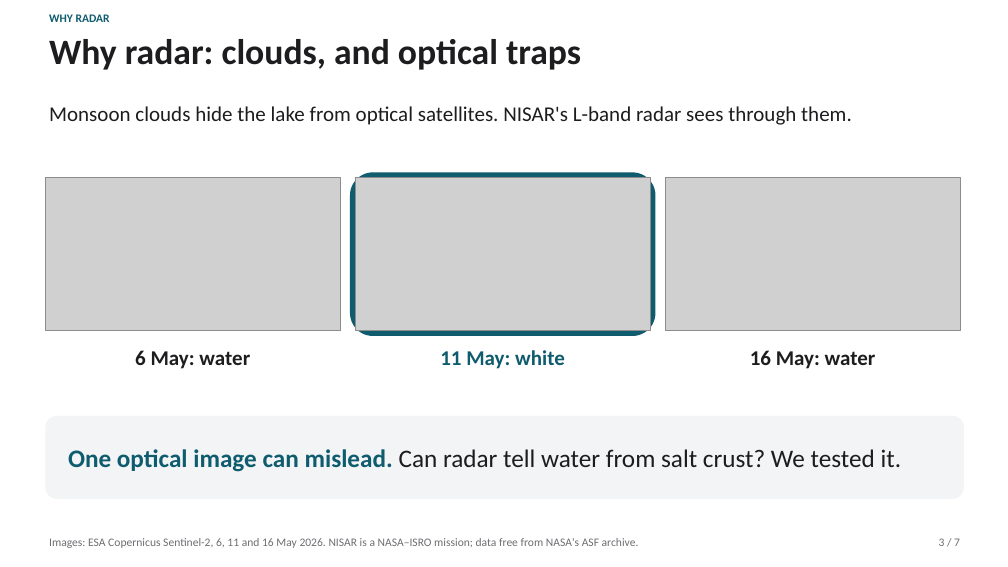
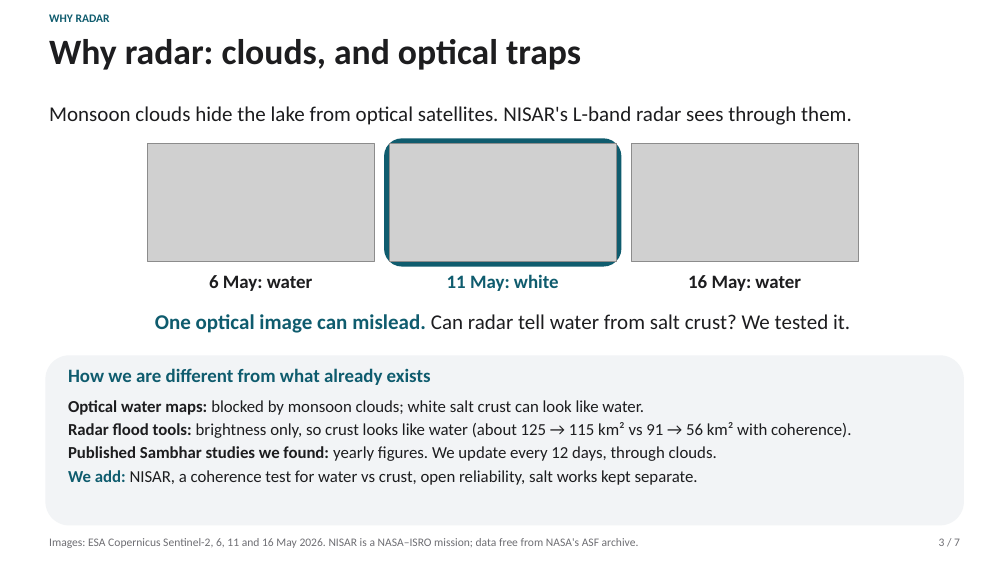
Before and after one commit to lokesh09s/sambhar-watch, a slide deck: slide 3 of docs/slides/Sambhar_Watch.pptx. Drawn at 1008x567 pixels with LibreOffice and Linux fonts; fonts in the diff are those of the drawing; grey boxes stand for pictures. Boxes give left, top, right and bottom in pixels: in the first picture for what was removed or moved away, otherwise in the second. Text is boxed around its words. In the diff, an @@ line names an element or a change of style, - is before the commit and + after.

```diff
--- a/docs/slides/Sambhar_Watch.pptx
+++ b/docs/slides/Sambhar_Watch.pptx
@@ picture: place and size @@
-picture at box(45, 178, 340, 330)
+picture at box(147, 144, 374, 262)
@@ rounded rectangle: place and size @@
-rounded rectangle at box(350, 172, 656, 336)
+rounded rectangle at box(384, 138, 622, 267)
@@ picture: place and size @@
-picture at box(355, 178, 650, 330)
+picture at box(389, 144, 616, 262)
@@ picture: place and size @@
-picture at box(665, 178, 960, 330)
+picture at box(631, 144, 858, 262)
@@ text "6 May: water": place and size @@
-text "6 May: water" at box(135, 350, 250, 369)
+text "6 May: water" at box(209, 275, 313, 291)
@@ text "11 May: white": place and size @@
-text "11 May: white" at box(440, 350, 565, 369)
+text "11 May: white" at box(447, 274, 559, 291)
@@ size 20 to 18 pt in 3 elements at box(447, 274, 559, 291), box(209, 275, 313, 291), box(688, 275, 801, 291) @@
@@ text "16 May: water": place and size @@
-text "16 May: water" at box(750, 350, 876, 369)
+text "16 May: water" at box(688, 275, 801, 291)
@@ text "One optical image can mislead. ...": place and size @@
-text "One optical image can mislead. ..." at box(68, 449, 902, 472)
+text "One optical image can mislead. ..." at box(155, 314, 850, 333)
@@ text "One optical image can mislead. ..." at box(155, 314, 850, 333): size 24 to 20 pt; alignment left to centre; vertical alignment middle to top @@
@@ rounded rectangle: place and size @@
-rounded rectangle at box(45, 416, 964, 499)
+rounded rectangle at box(45, 355, 964, 526)
@@ text added at box(68, 368, 431, 385), 18 pt, text #0F5C6E, bold @@
+How we are different from what already exists
@@ text added at box(68, 400, 851, 485), 16 pt, text #1D1D1F @@
+Optical water maps: blocked by monsoon clouds; white salt crust can look like water.
+Radar flood tools: brightness only, so crust looks like water (about 125 → 115 km² vs 91 → 56 km² with coherence).
+Published Sambhar studies we found: yearly figures. We update every 12 days, through clouds.
+We add: NISAR, a coherence test for water vs crust, open reliability, salt works kept separate.
```
Also in this commit, not shown: 8 other files.
